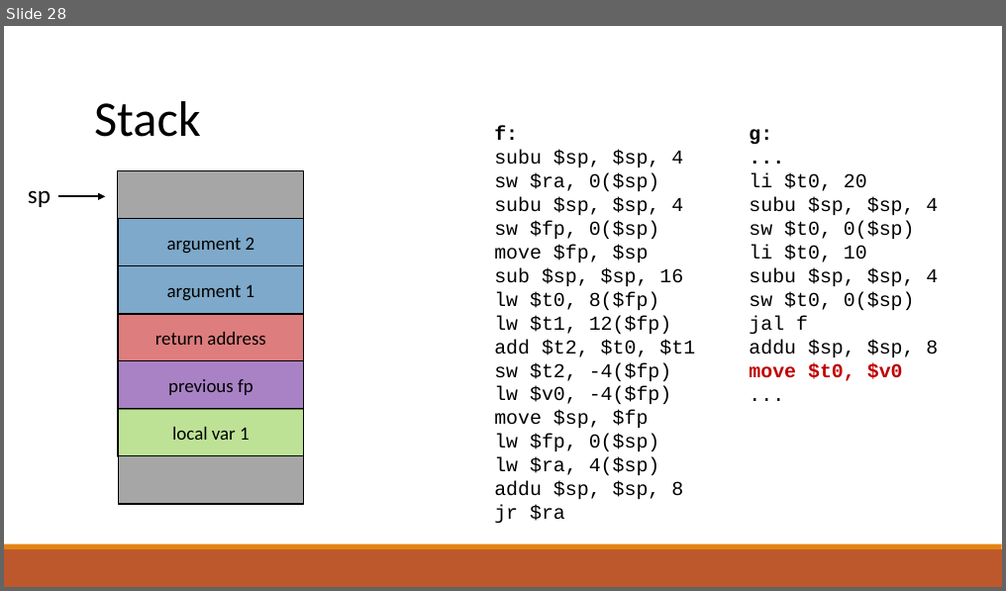
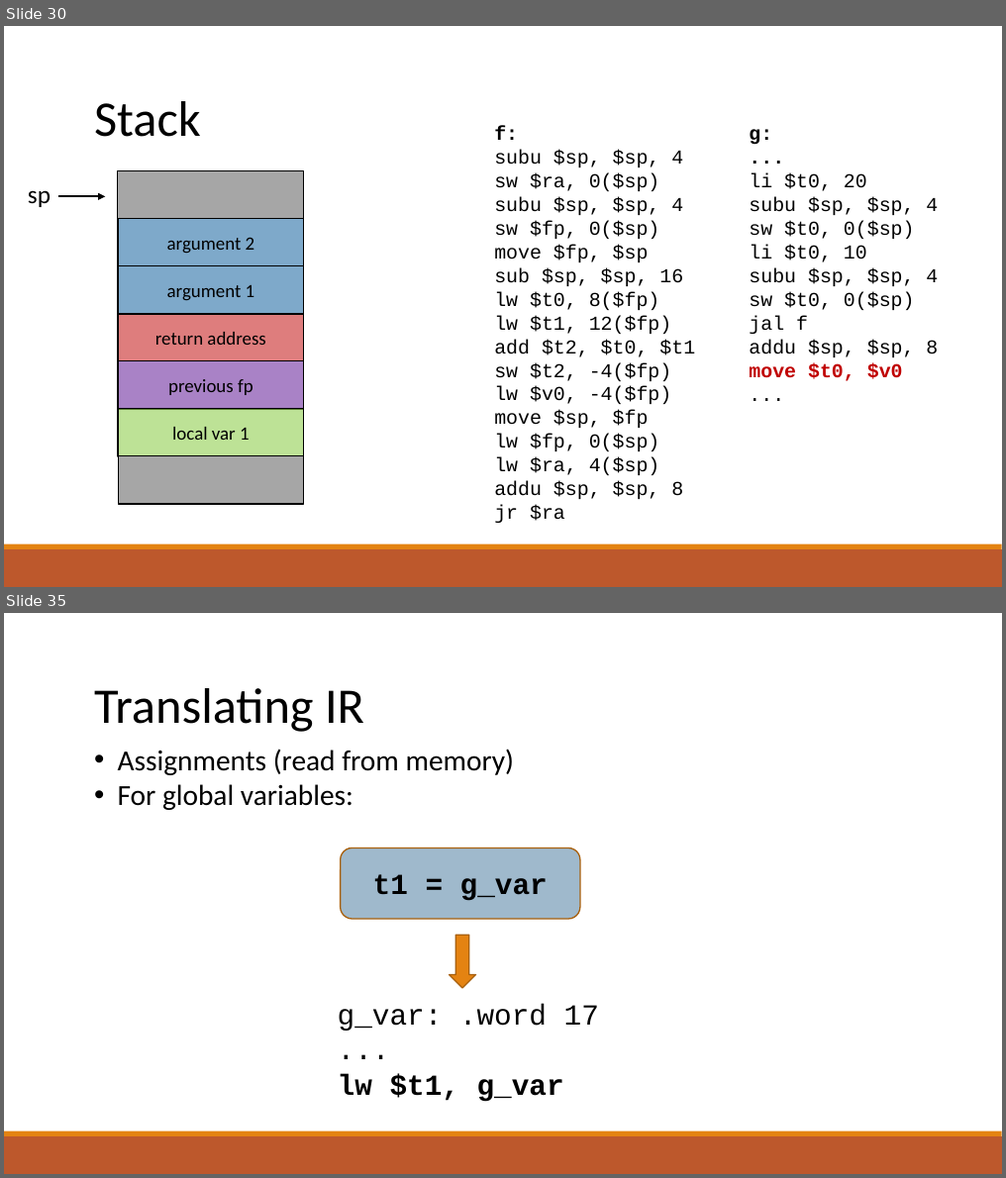
Before and after one commit to raghadzeidan/COMPILATION_TAU_FOR_STUDENTS, a slide deck: new_slides/codegen.pptx. Shown one above the other, each under a label of ours: slide 28 before the commit, slides 30 and 35 after it; the slides between them are not shown. The pictures are 1006x591 and 1006x1178 pixels, drawn with LibreOffice and Linux fonts; fonts in the diff are those of the drawing. Boxes give left, top, right and bottom in pixels: in the first picture for what was removed or moved away, otherwise in the second. Text is boxed around its words. In the diff, an @@ line names an element or a change of style, - is before the commit and + after.

```diff
--- a/new_slides/codegen.pptx
+++ b/new_slides/codegen.pptx
@@ slide 35 added at (4, 613, 1002, 1174), background #FFFFFF; not listed: 2 template elements that a slide beside it also shows @@
@@ text added at (94, 688, 364, 732), 48 pt, text #000000 @@
+Translating IR
@@ text added at (118, 749, 515, 810), 28 pt, text #000000 @@
+• Assignments (read from memory)
+• For global variables:
@@ rounded rectangle added at (341, 848, 580, 919), fill #40749B at 50% opacity, outline #A9610D 1.25 pt, 28 pt, text #000000, bold @@
+t1 = g_var
@@ down arrow added at (450, 935, 476, 988), fill #E48312, outline #A9610D 1.25 pt @@
@@ text added at (338, 1004, 599, 1102), 28 pt, text #000000 @@
+g_var: .word 17
+...
+lw $t1, g_var
@@ what was slide 28 is now slide 30 @@
```
Also in this commit, not shown: 1 slide changed, 18 other slides added, 3 slides removed, 1 other file.
